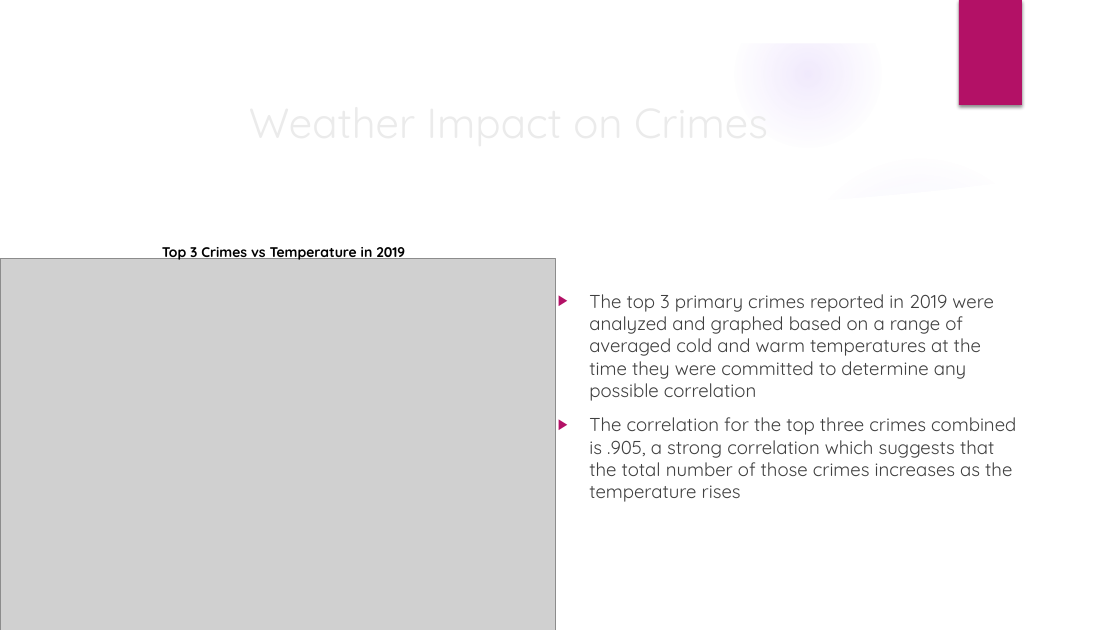
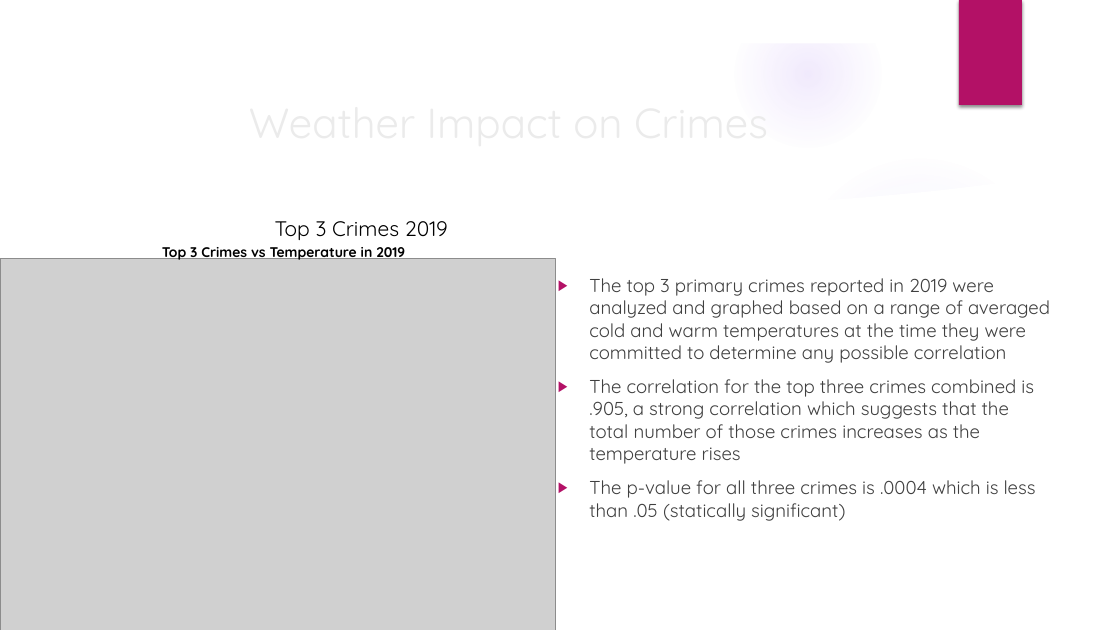
Before and after one commit to jwiley04/Chicago-Crimes, a slide deck: slide 6 of Project 1 - Chicago Crimes Analysis Summary.pptx. Drawn at 1120x630 pixels with LibreOffice and Linux fonts; fonts in the diff are those of the drawing; grey boxes stand for pictures; background and template pictures are left out. Boxes give left, top, right and bottom in pixels: in the first picture for what was removed or moved away, otherwise in the second. Text is boxed around its words. In the diff, an @@ line names an element or a change of style, - is before the commit and + after.

Commit message:
Add files via upload
added updated slides to git

```diff
--- a/Project 1 - Chicago Crimes Analysis Summary.pptx
+++ b/Project 1 - Chicago Crimes Analysis Summary.pptx
@@ text added at bbox=[275, 221, 448, 240], 18 pt, text #000000 @@
+Top 3 Crimes 2019
@@ text at bbox=[589, 480, 1036, 521]: paragraph added @@
+▶ The p-value for all three crimes is .0004 which is less than .05 (statically significant)
```
Also in this commit, not shown: 2 other slides changed, 7 slides added.
